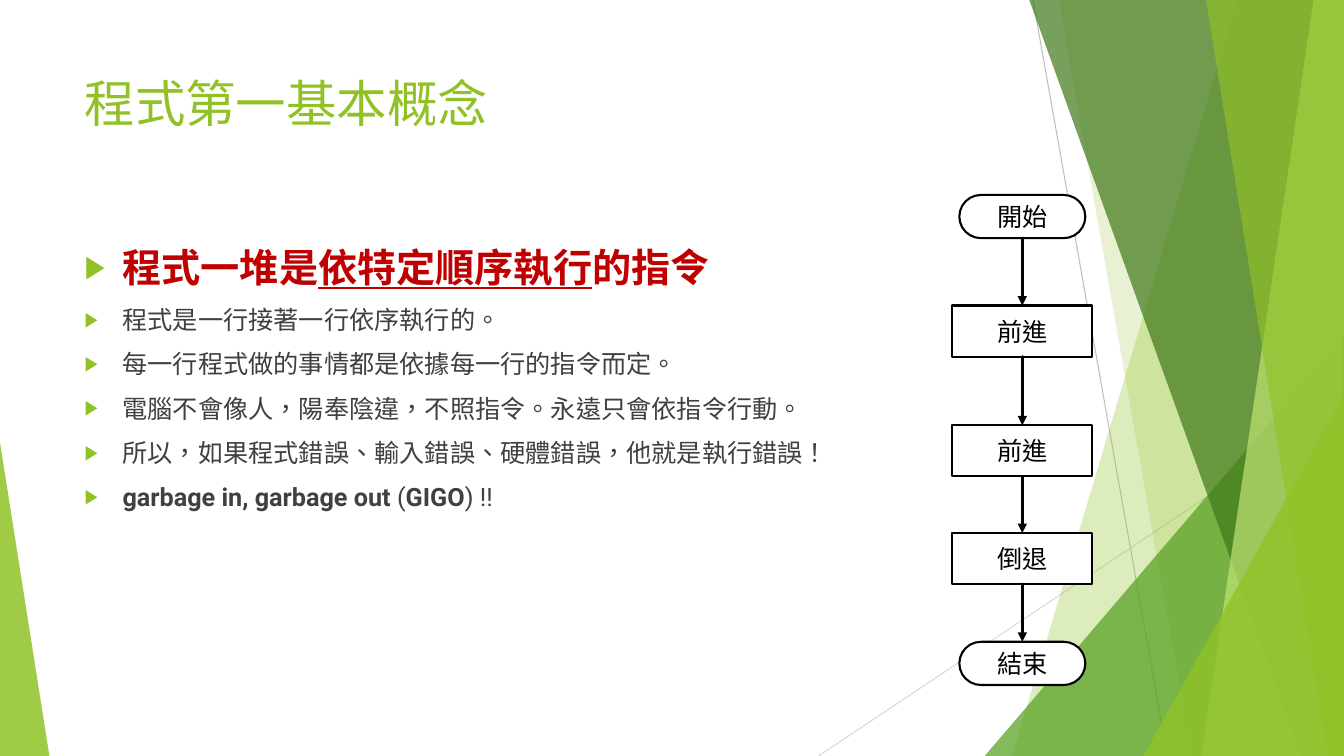
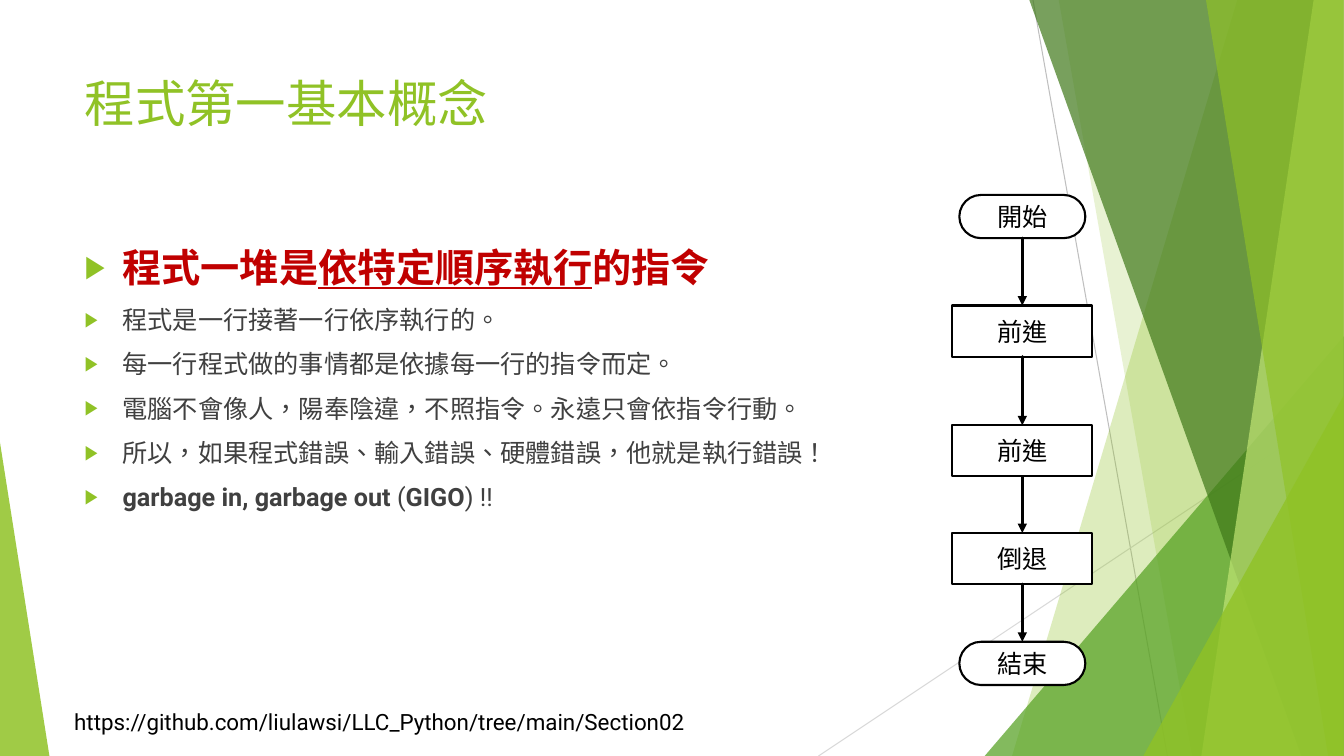
Before and after one commit to liulawsi/My_PPTs, a slide deck: slide 2 of LCC/Python/02_程式語言基本法.pptx. Drawn at 1344x756 pixels with LibreOffice and Linux fonts; fonts in the diff are those of the drawing; background and template pictures are left out. Boxes give left, top, right and bottom in pixels: in the first picture for what was removed or moved away, otherwise in the second. Text is boxed around its words. In the diff, an @@ line names an element or a change of style, - is before the commit and + after.

```diff
--- a/LCC/Python/02_程式語言基本法.pptx
+++ b/LCC/Python/02_程式語言基本法.pptx
@@ text added at bbox=[74, 713, 684, 735], 16 pt, text #000000 @@
+https://github.com/liulawsi/LLC_Python/tree/main/Section02
```
Also in this commit, not shown: 8 other slides changed, 3 other files.
